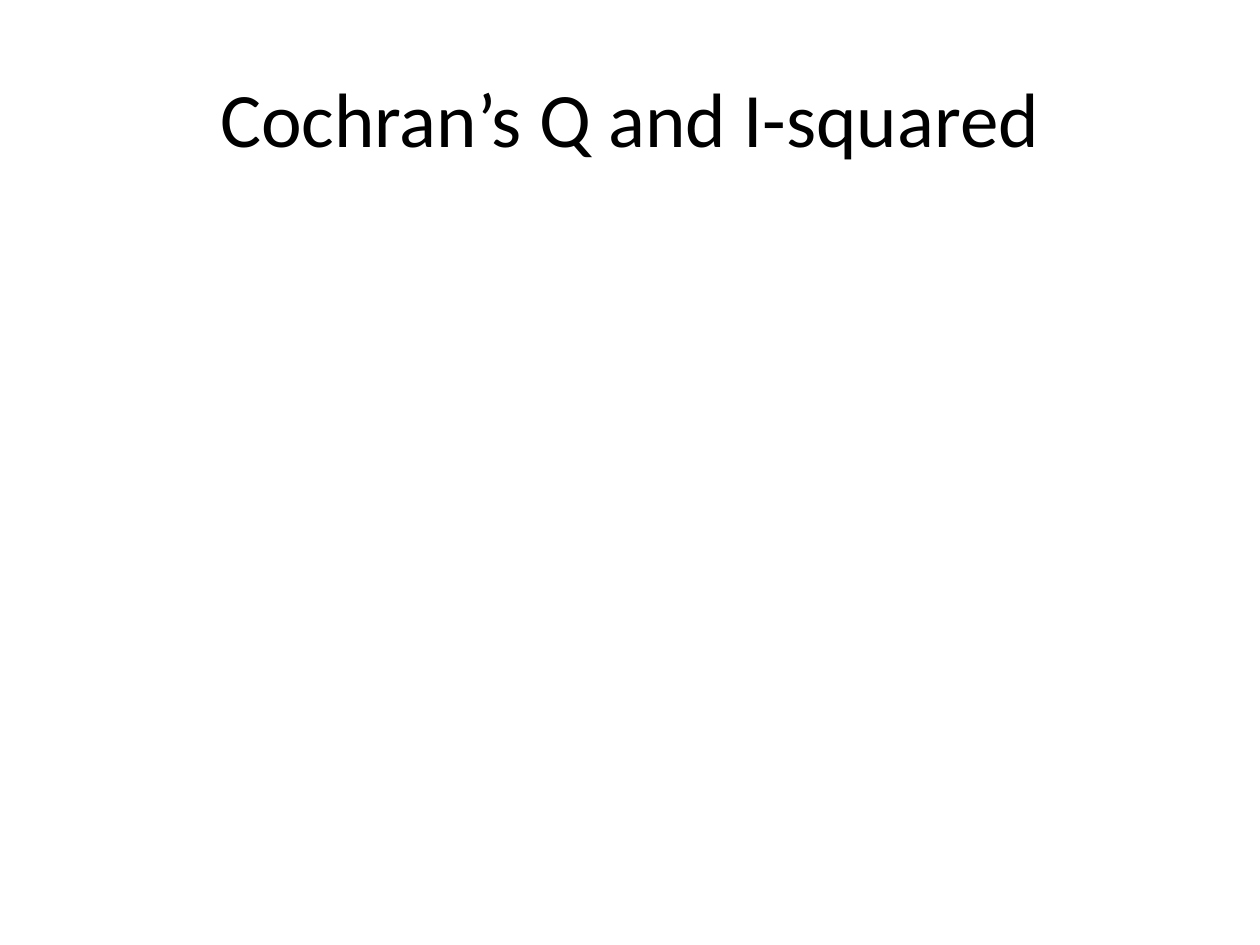
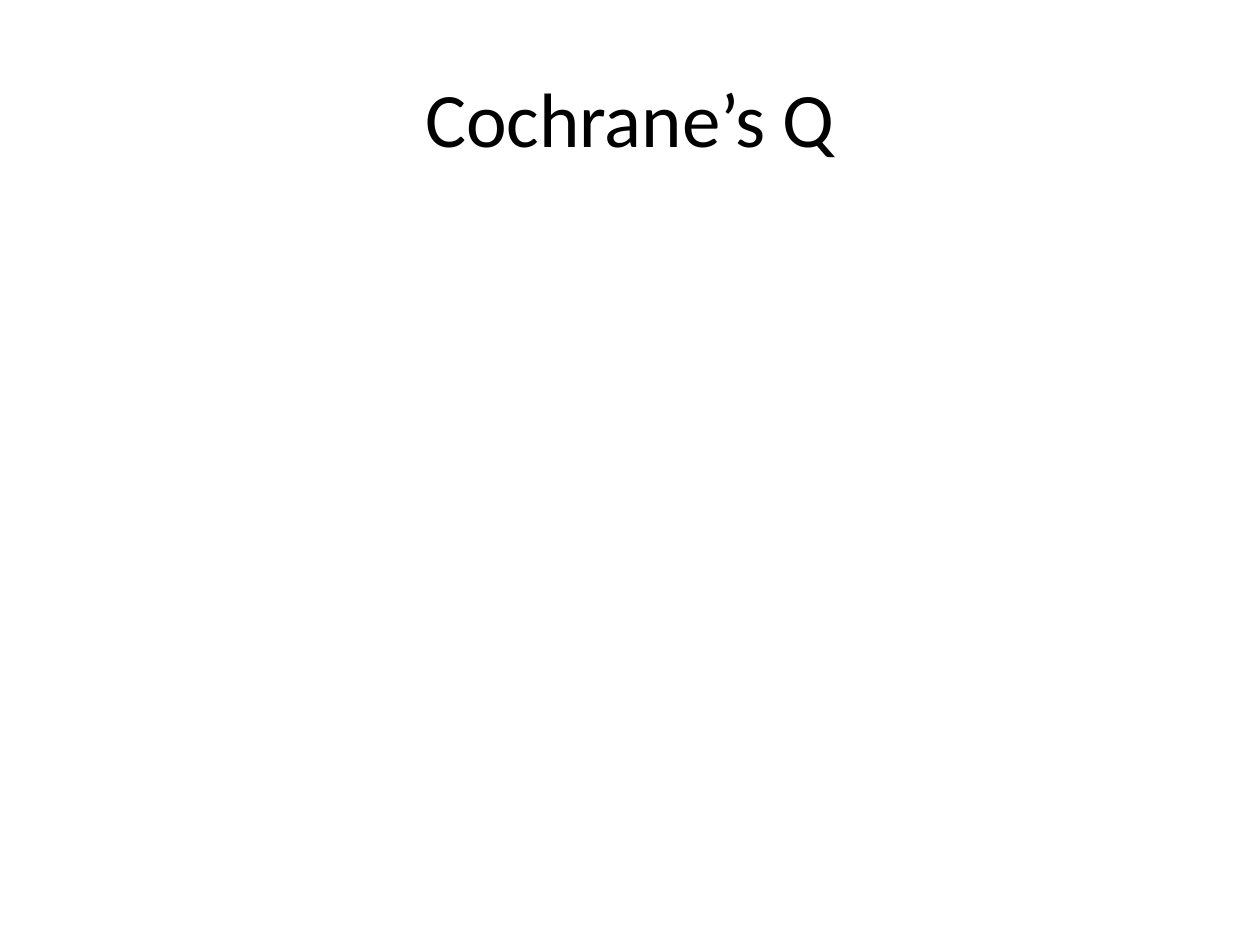
Before and after one commit to pmean/introduction-meta-analysis, a slide deck: slide 37 of src/intro.pptx (slide 33 before the commit). Drawn at 1260x945 pixels with LibreOffice and Linux fonts; fonts in the diff are those of the drawing. Boxes give left, top, right and bottom in pixels: in the first picture for what was removed or moved away, otherwise in the second. Text is boxed around its words. In the diff, an @@ line names an element or a change of style, - is before the commit and + after.

```diff
--- a/src/intro.pptx
+++ b/src/intro.pptx
@@ title at (425, 93, 835, 158): text changed @@
-Cochran’s Q and I-squared
+Cochrane’s Q
```
Also in this commit, not shown: 5 other slides changed, 14 slides added, 6 slides removed, 8 other files.
